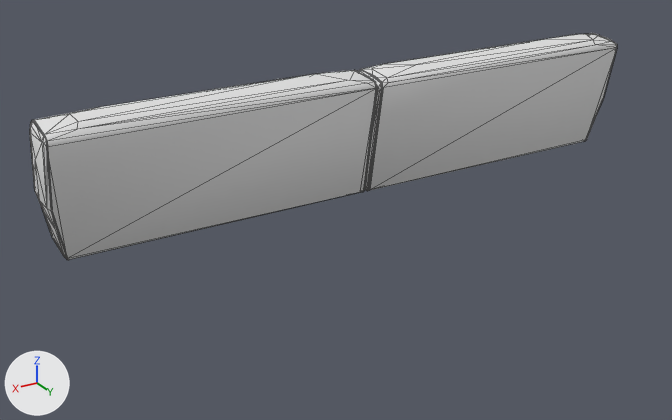
The OBJ model public/3d-models/furniture/poshti.obj as it was, and as the next commit left it.
Both versions are drawn from a camera (50 mm lens) standing at (8.02, 13.96, 7.85) and looking at (0.49, 1.42, 1.58). Arrows for +X, +Y and +Z are at lower left; the lights stay in place. Mesh edges are drawn as thin lines. Where no turn or scale is listed for an object, it has been applied to the vertices.

Names of what the first picture shows: 'poshti'.
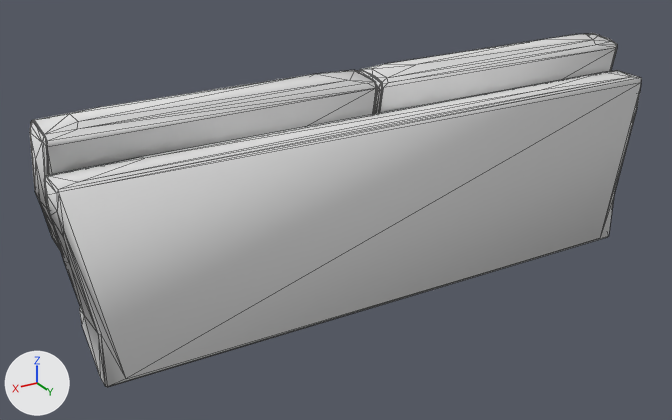
Location of each change, [x1, y1, x2, y2] in pixels of the pictures (672 x 420 px):
'back', added: after [44, 70, 641, 387]

The change, as a diff of the scene's bpy script:
```diff
--- a/public/3d-models/furniture/poshti.obj.py
+++ b/public/3d-models/furniture/poshti.obj.py
@@ me_back @@
+me_back.from_pydata(...)  # 69 vertices, 120 faces; spans x -5.48..5.38, y 1.46..2.48, z 0.15..3.37
+me_back.materials.append(mat_material_0)  # light grey #e0e0e0
@@ ob_back @@
+ob_back = bpy.data.objects.new('back', me_back)
+ob_back.location = (0.0, 0.0, 0.0)
```
